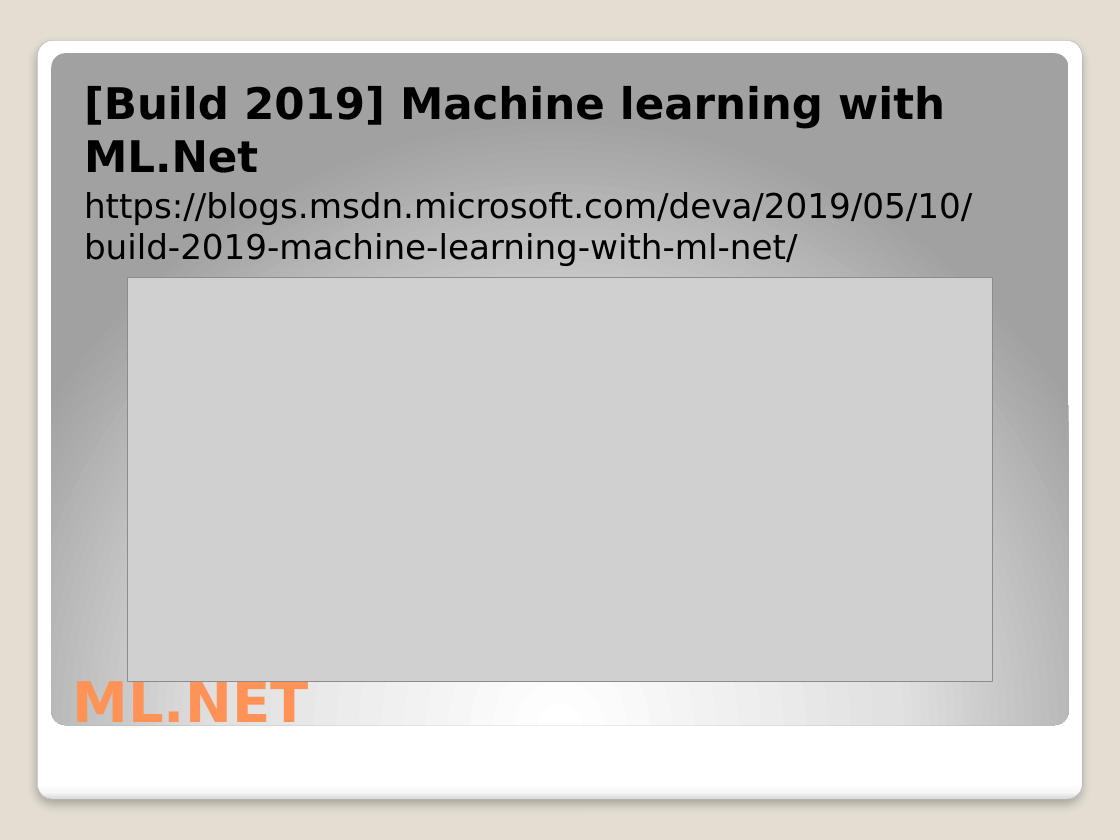
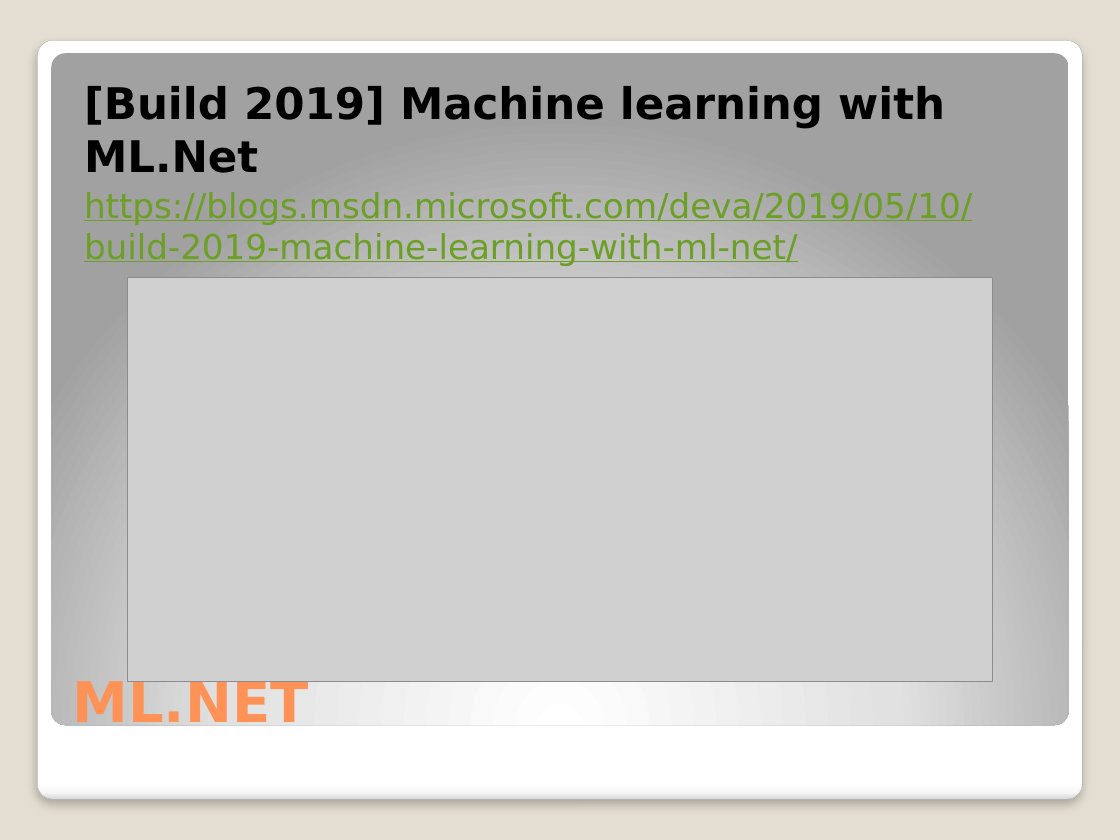
Before and after one commit to djkormo/mlnet-cli, a slide deck: slide 4 of presentation/Machine learning in Azure without Python.pptx. Drawn at 1120x840 pixels with LibreOffice and Linux fonts; fonts in the diff are those of the drawing; grey boxes stand for pictures. Boxes give left, top, right and bottom in pixels: in the first picture for what was removed or moved away, otherwise in the second. Text is boxed around its words. In the diff, an @@ line names an element or a change of style, - is before the commit and + after.

Commit message:
correcting presentation/Machine learning in Azure without Python.pptx

```diff
--- a/presentation/Machine learning in Azure without Python.pptx
+++ b/presentation/Machine learning in Azure without Python.pptx
@@ text at [84, 192, 972, 266]: text colour #000000 to #6B9F25, underline on in "https://blogs.msdn.microsoft.com/deva/2019/05/10/build-2019- ..." @@
```
Also in this commit, not shown: 16 other slides changed, 3 slides added, 1 other file.
